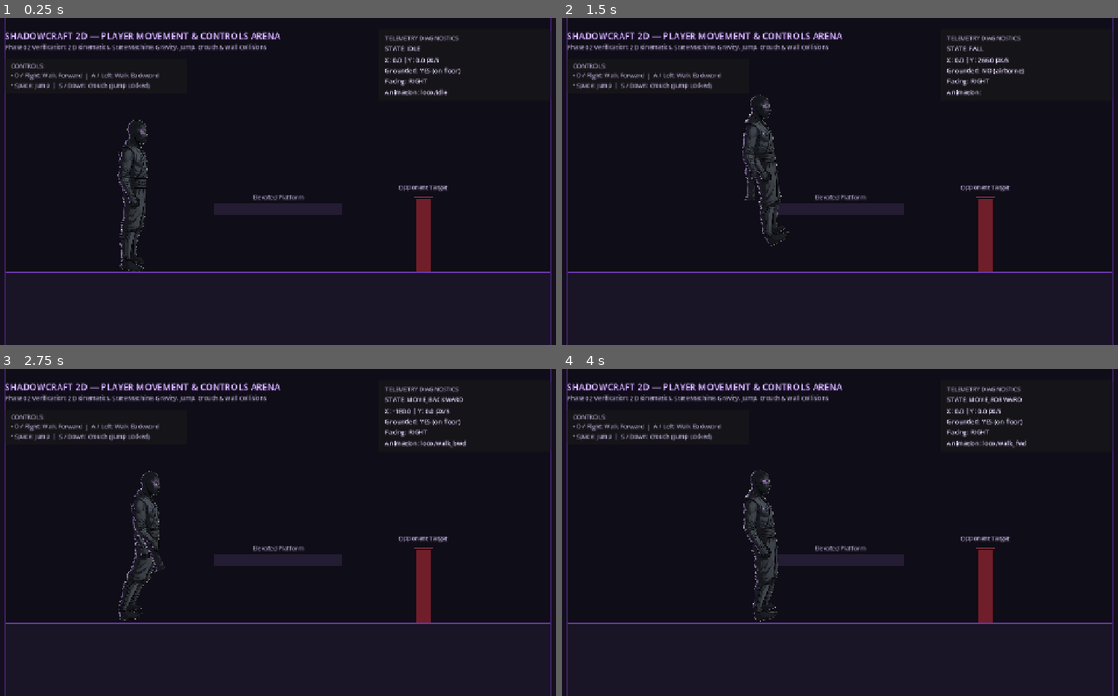
Above: before the commit, frames 1-4 (two rows, left to right).
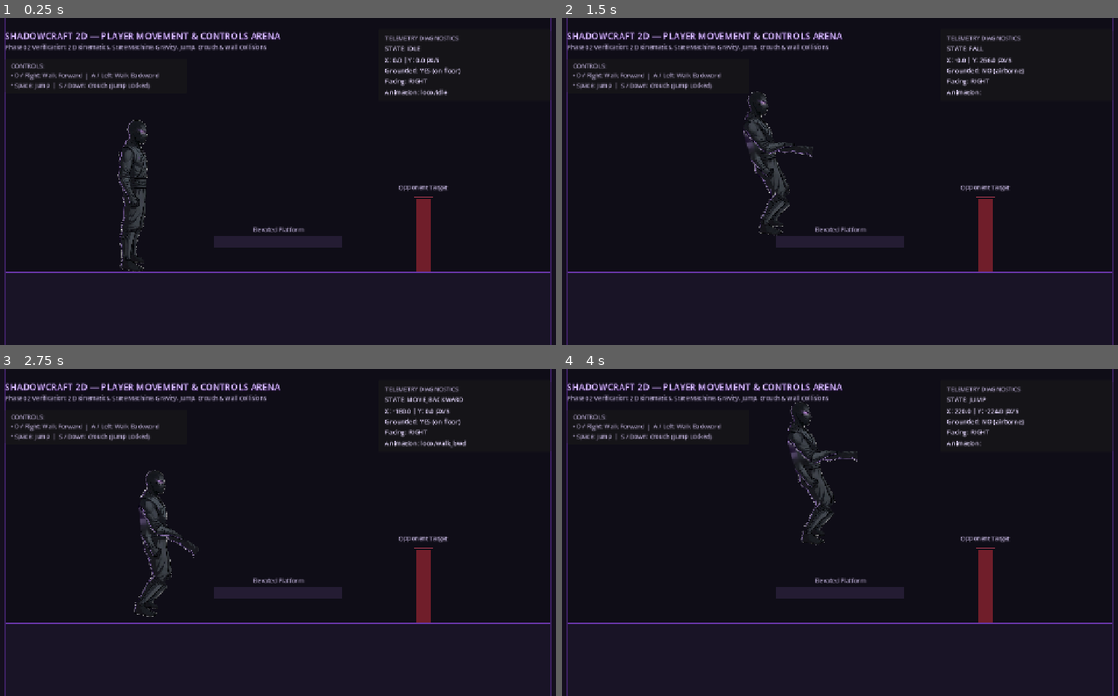
Above: after the commit, the same moments.

Repository: Rishi-Dev-pro/shadowCraft
Game: Godot game, scene res://scenes/arenas/MovementTestArena.tscn
Same seed, same stepped clock (60 frames per second), same inputs: the game is played once before the commit and once after it.
Inputs:
- Up to frame 1 (0.25 s): no input
- Up to frame 2 (1.5 s): hold Right (move_forward) from 0.53 s (still down); tap S (crouch) at 0.6 s; tap Space (jump) at 0.77, 0.8, 1.07, 1.35 s
- Up to frame 3 (2.75 s): tap Space (jump) at 1.52, 1.82, 2.3 s; tap S (crouch) at 1.55, 2.1 s; release Right (move_forward) at 2.03 s; hold Left (move_backward) from 2.03 s (still down)
- Up to frame 4 (4 s): release Left (move_backward) at 2.78 s; hold Right (move_forward) from 2.78 s (still down); tap S (crouch) at 2.85 s; tap Space (jump) at 3.02, 3.32, 3.6, 3.77 s

The runs differ from the first frame. In frame 1, 1.8% of the frame differs, in the area x 38-62%, y 54-71%; in frame 2, 2.9%; in frame 3, 3.1%; in frame 4, 3.9%, in the area x 32-84%, y 8-78%.

Commit message:
fix(movement): polish Kai jumping, landing, and locomotion

Diff:
--- a/scenes/arenas/MovementTestArena.tscn
+++ b/scenes/arenas/MovementTestArena.tscn
@@ -107,7 +107,7 @@
 color = Color(0.4, 0.2, 0.65, 0.5)
 
 [node name="ElevatedPlatform" type="StaticBody2D" parent="Environment"]
-position = Vector2(640, 420)
+position = Vector2(640, 492)
 collision_layer = 1
 collision_mask = 0
 
--- a/scenes/characters/Kai.tscn
+++ b/scenes/characters/Kai.tscn
@@ -16,6 +16,7 @@
 [ext_resource type="Texture2D" path="res://assets/characters/kai/foot_bwd.png" id="14_footb"]
 [ext_resource type="Script" path="res://scripts/characters/CharacterController2D.gd" id="15_ctrl"]
 [ext_resource type="Resource" path="res://resources/characters/kai.tres" id="16_data"]
+[ext_resource type="Script" path="res://scripts/characters/CharacterMovementAnimation.gd" id="17_movement_animation"]
 
 [sub_resource type="Animation" id="Animation_idle"]
 resource_name = "idle"
@@ -746,3 +747,6 @@
 libraries = {
 "loco": SubResource("AnimationLibrary_loco")
 }
+
+[node name="MovementAnimation" type="Node" parent="."]
+script = ExtResource("17_movement_animation")
--- a/scripts/characters/CharacterController2D.gd
+++ b/scripts/characters/CharacterController2D.gd
@@ -39,6 +39,7 @@
 @export var ground_friction: float = 2200.0
 @export var air_acceleration: float = 800.0
 @export var air_friction: float = 300.0
+@export var walk_cycle_speed: float = 80.0
 
 @export_group("Jumping & Gravity")
 @export var jump_velocity: float = -420.0
@@ -141,13 +142,14 @@
 	update_kinematics(delta, move_input, jump_requested, crouch_requested, on_floor)
 
 	# 4. Apply physics movement and collision if physics space is valid
+	var impact_velocity_y: float = velocity.y
 	if is_inside_tree() and get_world_2d() != null:
 		move_and_slide()
 		on_floor = is_on_floor()
 
 	# 5. Check landing transition
 	if not _was_on_floor_last_frame and on_floor:
-		emit_signal("landed", velocity.y)
+		emit_signal("landed", maxf(impact_velocity_y, 0.0))
 		velocity.y = 0.0
 		if crouch_requested:
 			_change_state(State.CROUCH)
@@ -159,12 +161,21 @@
 	_was_on_floor_last_frame = on_floor
 	is_grounded = on_floor
 
-	# 6. Update animation playback based on active state
+	# Keep the state and cycle phase tied to the velocity actually applied.
+	if on_floor and not crouch_requested and not jump_requested:
+		if absf(velocity.x) > 2.0:
+			_change_state(_get_movement_state(signf(velocity.x)))
+		else:
+			velocity.x = 0.0
+			_change_state(State.IDLE)
 	_update_animation()
 
 # --- Kinematics & State Calculation (Separated for Pure Testability) ---
 
 func update_kinematics(delta: float, move_input: float, jump_requested: bool, crouch_requested: bool, on_floor: bool) -> void:
+	# A crouch release cannot grow the capsule into a ceiling or nearby platform.
+	if on_floor and current_state == State.CROUCH and not crouch_requested and not _can_stand_up():
+		crouch_requested = true
 	# Vertical physics
 	if not on_floor:
 		velocity.y += gravity * delta
@@ -191,7 +202,7 @@
 		velocity.x = move_toward(velocity.x, 0.0, ground_friction * delta)
 		return
 
-	if jump_requested:
+	if jump_requested and current_state != State.CROUCH:
 		# JUMP: Only allowed if grounded and not crouched
 		velocity.y = jump_velocity
 		_change_state(State.JUMP)
@@ -205,8 +216,12 @@
 		var target_vx: float = move_input * max_speed
 		velocity.x = move_toward(velocity.x, target_vx, ground_acceleration * delta)
 	else:
-		_change_state(State.IDLE)
 		velocity.x = move_toward(velocity.x, 0.0, ground_friction * delta)
+		if absf(velocity.x) > 2.0:
+			_change_state(_get_movement_state(signf(velocity.x)))
+		else:
+			velocity.x = 0.0
+			_change_state(State.IDLE)
 
 func _check_is_on_floor() -> bool:
 	if override_floor_detection:
@@ -305,6 +320,15 @@
 		_capsule_shape.height = standing_height
 		_capsule_shape.radius = collision_radius
 		collision_shape.position = Vector2(0.0, -standing_height * 0.5)
+
+func _can_stand_up() -> bool:
+	if current_state != State.CROUCH or collision_shape == null or _capsule_shape == null:
+		return true
+	_set_standing_collision()
+	var blocked: bool = is_inside_tree() and get_world_2d() != null and test_move(global_transform, Vector2(0.0, -1.0))
+	if blocked:
+		_set_crouch_collision()
+	return not blocked
 
 func _set_crouch_collision() -> void:
 	_ensure_references()
@@ -330,10 +354,14 @@
 		State.CROUCH:
 			_play_animation("loco/crouch")
 		State.JUMP, State.FALL:
-			# Crucial Rule: Jump animation is not part of Phase 01.
-			# Strictly do NOT play ground walking or idle cycles while airborne.
-			if anim_player.is_playing() and anim_player.current_animation != "loco/idle":
+			# The skeletal overlay owns the airborne pose; freeze ground tracks in place.
+			if anim_player.is_playing():
 				anim_player.pause()
+			anim_player.speed_scale = 1.0
+	if current_state == State.MOVE_FORWARD or current_state == State.MOVE_BACKWARD:
+		anim_player.speed_scale = clampf(absf(velocity.x) / walk_cycle_speed, 0.35, 3.0)
+	else:
+		anim_player.speed_scale = 1.0
 
 func _play_animation(anim_name: String) -> void:
 	_ensure_references()
--- /dev/null
+++ b/scripts/characters/CharacterMovementAnimation.gd
@@ -0,0 +1,75 @@
+class_name CharacterMovementAnimation
+extends Node
+
+## Small skeletal overlay for airborne and landing poses.
+## Ground locomotion remains authored and played by Kai's existing AnimationPlayer.
+
+const POSE_BLEND_SPEED: float = 24.0
+const LANDING_BLEND_SECONDS: float = 0.16
+
+@export var controller: CharacterController2D
+
+@onready var hips: Bone2D = get_node("../Skeleton2D/Bone_Root/Bone_Hips")
+@onready var torso: Bone2D = get_node("../Skeleton2D/Bone_Root/Bone_Hips/Bone_Torso")
+@onready var arm_front: Bone2D = get_node("../Skeleton2D/Bone_Root/Bone_Hips/Bone_Torso/Bone_Shoulder_Front/Bone_Arm_Upper_Front")
+@onready var forearm_front: Bone2D = get_node("../Skeleton2D/Bone_Root/Bone_Hips/Bone_Torso/Bone_Shoulder_Front/Bone_Arm_Upper_Front/Bone_Arm_Lower_Front")
+@onready var arm_back: Bone2D = get_node("../Skeleton2D/Bone_Root/Bone_Hips/Bone_Torso/Bone_Shoulder_Back/Bone_Arm_Upper_Back")
+@onready var forearm_back: Bone2D = get_node("../Skeleton2D/Bone_Root/Bone_Hips/Bone_Torso/Bone_Shoulder_Back/Bone_Arm_Upper_Back/Bone_Arm_Lower_Back")
+@onready var thigh_front: Bone2D = get_node("../Skeleton2D/Bone_Root/Bone_Hips/Bone_Leg_Upper_Front")
+@onready var shin_front: Bone2D = get_node("../Skeleton2D/Bone_Root/Bone_Hips/Bone_Leg_Upper_Front/Bone_Leg_Lower_Front")
+@onready var thigh_back: Bone2D = get_node("../Skeleton2D/Bone_Root/Bone_Hips/Bone_Leg_Upper_Back")
+@onready var shin_back: Bone2D = get_node("../Skeleton2D/Bone_Root/Bone_Hips/Bone_Leg_Upper_Back/Bone_Leg_Lower_Back")
+
+var _base_rotations: Array[float] = []
+var _bones: Array[Bone2D] = []
+var _base_hip_y: float = 0.0
+var _air_pose_weight: float = 0.0
+var _landing_time: float = 0.0
+var _airborne: bool = false
+
+func _ready() -> void:
+	if controller == null:
+		controller = get_parent() as CharacterController2D
+	_bones = [torso, arm_front, forearm_front, arm_back, forearm_back, thigh_front, shin_front, thigh_back, shin_back]
+	for bone: Bone2D in _bones:
+		_base_rotations.append(bone.rotation)
+	_base_hip_y = hips.position.y
+	if controller != null:
+		controller.state_changed.connect(_on_state_changed)
+
+func _process(delta: float) -> void:
+	if controller == null:
+		return
+	var wants_air_pose: bool = controller.current_state == CharacterController2D.State.JUMP or controller.current_state == CharacterController2D.State.FALL
+	if wants_air_pose:
+		_airborne = true
+		_landing_time = 0.0
+		_air_pose_weight = move_toward(_air_pose_weight, 1.0, POSE_BLEND_SPEED * delta)
+	elif _landing_time > 0.0:
+		_air_pose_weight = move_toward(_air_pose_weight, 0.0, delta / LANDING_BLEND_SECONDS)
+		_landing_time = maxf(0.0, _landing_time - delta)
+		if _landing_time == 0.0:
+			_airborne = false
+	else:
+		_air_pose_weight = move_toward(_air_pose_weight, 0.0, POSE_BLEND_SPEED * delta)
+		_airborne = false
+
+	if _air_pose_weight > 0.0:
+		var air_offsets: Array[float] = [-0.06, -0.72, -0.62, 0.45, -0.5, -0.4, 0.9, 0.35, 0.55]
+		for index: int in range(_bones.size()):
+			_bones[index].rotation = _base_rotations[index] + air_offsets[index] * _air_pose_weight
+		var landing_progress: float = 1.0 - _landing_time / LANDING_BLEND_SECONDS if _landing_time > 0.0 else 0.0
+		var landing_squat: float = 4.0 * sin(landing_progress * PI) if _landing_time > 0.0 else 0.0
+		hips.position.y = _base_hip_y - 5.0 * _air_pose_weight + landing_squat
+
+func _on_state_changed(old_state: CharacterController2D.State, new_state: CharacterController2D.State) -> void:
+	var was_airborne: bool = old_state == CharacterController2D.State.JUMP or old_state == CharacterController2D.State.FALL
+	var is_grounded_state: bool = new_state == CharacterController2D.State.IDLE or new_state == CharacterController2D.State.MOVE_FORWARD or new_state == CharacterController2D.State.MOVE_BACKWARD or new_state == CharacterController2D.State.CROUCH
+	if was_airborne and is_grounded_state:
+		_landing_time = LANDING_BLEND_SECONDS
+		_airborne = false
+	if new_state == CharacterController2D.State.JUMP and not was_airborne:
+		_base_rotations.clear()
+		for bone: Bone2D in _bones:
+			_base_rotations.append(bone.rotation)
+		_base_hip_y = hips.position.y
--- a/tests/unit/test_player_movement.gd
+++ b/tests/unit/test_player_movement.gd
@@ -32,6 +32,7 @@
 	test_ground_friction_and_stopping()
 	test_crouch_state_and_collision_resizing()
 	test_jump_initiation_and_gravity()
+	test_jump_height_repeat_lockout_and_platform_reachability()
 	test_crouch_jump_lockout()
 	test_landing_reset()
 	test_facing_logic()
@@ -189,6 +190,36 @@
 
 	kai.free()
 
+func test_jump_height_repeat_lockout_and_platform_reachability() -> void:
+	print("\n--- Test Suite 7: Jump Height, Repeat Lockout & Platform Reachability ---")
+	var kai_scene: PackedScene = load("res://scenes/characters/Kai.tscn")
+	var kai: CharacterController2D = kai_scene.instantiate() as CharacterController2D
+	kai._ready()
+	var delta: float = 1.0 / 60.0
+	kai.update_kinematics(delta, 0.0, true, false, true)
+	var jump_start_y: float = 0.0
+	var apex_height: float = 0.0
+	for frame: int in range(60):
+		kai.update_kinematics(delta, 0.0, true, false, false)
+		jump_start_y += kai.velocity.y * delta
+		apex_height = maxf(apex_height, -jump_start_y)
+		if frame == 0:
+			_assert_true(kai.current_state == CharacterController2D.State.JUMP or kai.current_state == CharacterController2D.State.FALL, "Repeated jump input does not leave airborne states")
+		if frame == 15:
+			_assert_true(kai.velocity.y > kai.jump_velocity, "Held jump input cannot retrigger or reset the airborne impulse")
+	_assert_true(apex_height >= 85.0 and apex_height <= 95.0, "Configured impulse reaches approximately 90px (measured %.1fpx)" % apex_height)
+	_assert_true(kai.velocity.y > 0.0, "Gravity transitions the jump into a falling descent")
+	var arena: PackedScene = load("res://scenes/arenas/MovementTestArena.tscn")
+	var arena_node: Node2D = arena.instantiate() as Node2D
+	var platform: StaticBody2D = arena_node.get_node("Environment/ElevatedPlatform") as StaticBody2D
+	var floor_body: StaticBody2D = arena_node.get_node("Environment/Floor") as StaticBody2D
+	var platform_shape: RectangleShape2D = platform.get_node("CollisionShape2D").shape as RectangleShape2D
+	var floor_shape: RectangleShape2D = floor_body.get_node("CollisionShape2D").shape as RectangleShape2D
+	var platform_rise: float = (floor_body.position.y - floor_shape.size.y * 0.5) - (platform.position.y - platform_shape.size.y * 0.5)
+	_assert_true(platform_rise < apex_height, "Jump-test platform is reachable (rise %.1fpx < jump %.1fpx)" % [platform_rise, apex_height])
+	arena_node.free()
+	kai.free()
+
 # ------------------------------------------------------------------------------
 # Test 7: Jump lockout while crouching
 # ------------------------------------------------------------------------------
@@ -301,8 +332,10 @@
 	_assert_true(kai.anim_player.current_animation == "loco/idle", "IDLE state maps to 'loco/idle'")
 
 	kai._change_state(CharacterController2D.State.MOVE_FORWARD)
+	kai.velocity.x = kai.walk_speed
 	kai._update_animation()
 	_assert_true(kai.anim_player.current_animation == "loco/walk_fwd", "MOVE_FORWARD state maps to 'loco/walk_fwd'")
+	_assert_true(kai.anim_player.speed_scale > 1.0, "Forward walk cycle speeds up to match movement velocity")
 
 	kai._change_state(CharacterController2D.State.MOVE_BACKWARD)
 	kai._update_animation()
@@ -316,5 +349,6 @@
 	kai._change_state(CharacterController2D.State.JUMP)
 	kai._update_animation()
 	_assert_true(kai.anim_player.current_animation != "loco/walk_fwd" and kai.anim_player.current_animation != "loco/walk_bwd", "JUMP does not play ground walking animation (strictly maintains pose)")
-
-	kai.free()
+	_assert_true(kai.get_node_or_null("MovementAnimation") is CharacterMovementAnimation, "Kai has a separate skeletal airborne and landing presentation component")
+
+	kai.free()
Binary file added: reports/screenshots/polish_after_01_forward_walk.png
Binary file added: reports/screenshots/polish_after_02_backward_walk.png
Binary file added: reports/screenshots/polish_after_03_jump_apex.png
Binary file added: reports/screenshots/polish_after_04_grounded_crouch.png
Binary file added: reports/screenshots/polish_after_05_wall_collision.png
Binary file added: reports/screenshots/polish_after_06_facing_flip.png
Not shown: 1 places in scenes/characters/Kai.tscn that only renumber resources
Not shown, added: scripts/characters/CharacterMovementAnimation.gd.uid
Not shown, changed: docs/CHANGELOG.md
Not shown, changed: docs/NEXT_SESSION.md
Not shown, changed: docs/PHASES/PHASE_02/COMPLETION_REPORT.md
